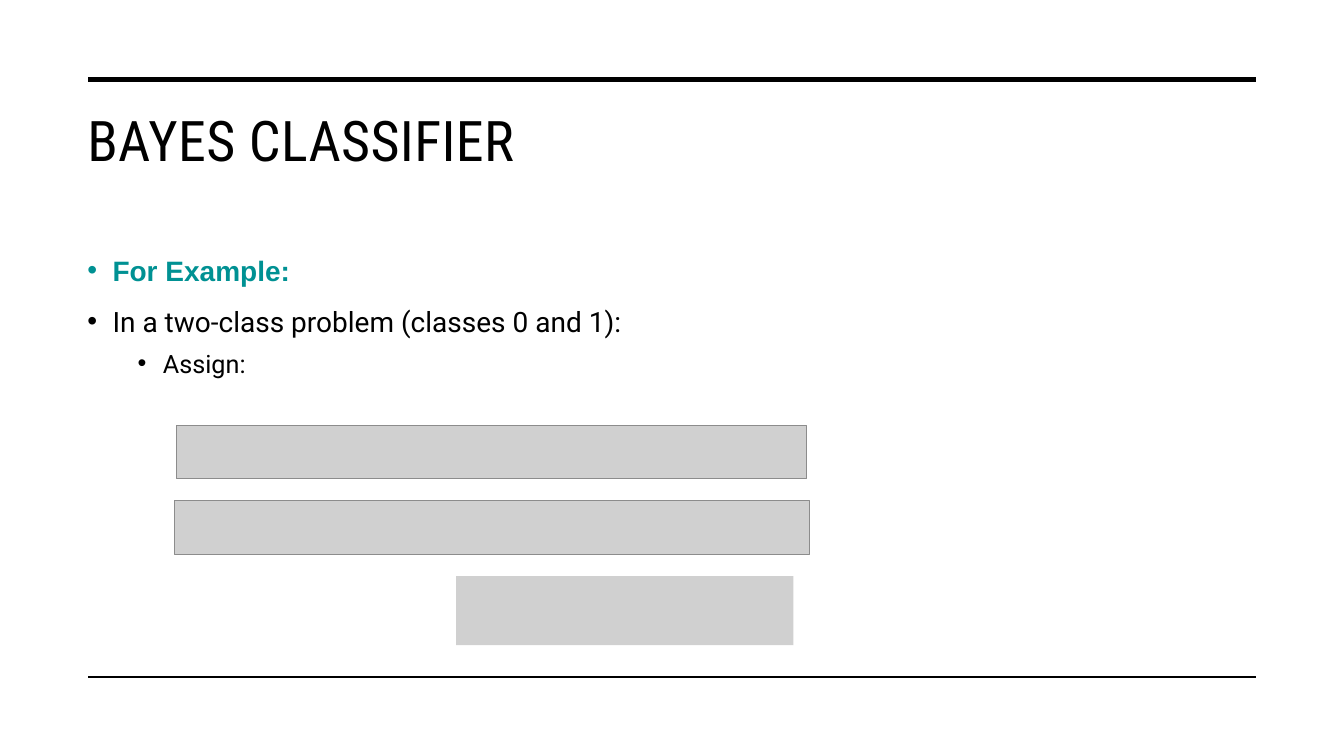
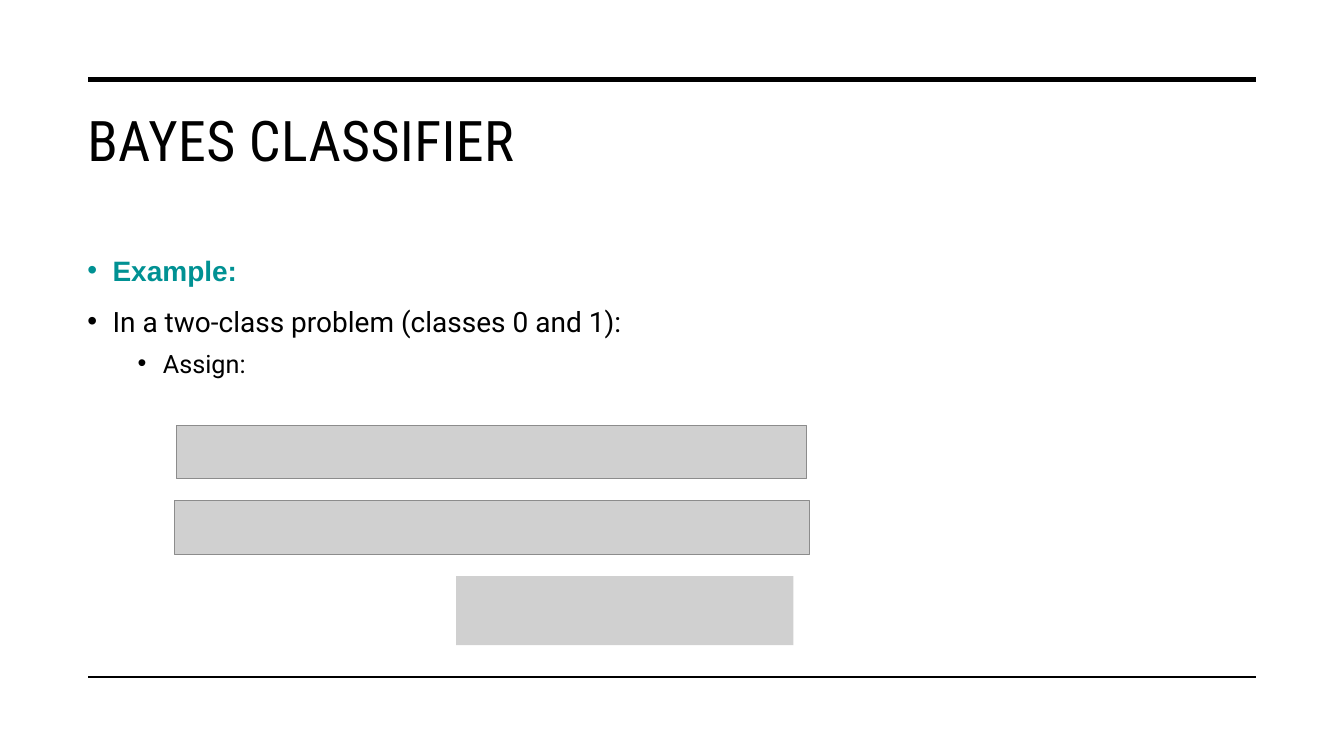
Before and after one commit to rhodes-byu/stat-486, a slide deck: slide 4 of slides/08-naive-bayes.pptx. Drawn at 1344x756 pixels with LibreOffice and Linux fonts; fonts in the diff are those of the drawing; grey boxes stand for pictures. Boxes give left, top, right and bottom in pixels: in the first picture for what was removed or moved away, otherwise in the second. Text is boxed around its words. In the diff, an @@ line names an element or a change of style, - is before the commit and + after.

Commit message:
Add naive-bayes content

```diff
--- a/slides/08-naive-bayes.pptx
+++ b/slides/08-naive-bayes.pptx
@@ text at (113, 260, 238, 286): text changed @@
-• For Example:
+• Example:
```
Also in this commit, not shown: 3 other files.
